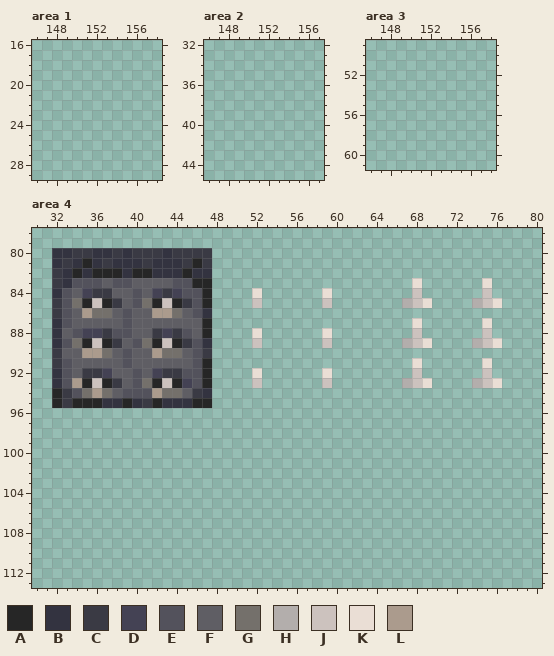
File history of a pixel-art file, resources/sprites.aseprite. Above is the file before it was changed.
256x256 pixels, 1 frame. Colours within 5 levels of each other are drawn and written as one. Shown: area 1: x 146..158, y 16..29; area 2: x 146..157, y 32..45; area 3: x 146..158, y 49..61; area 4: x 30..80, y 78..113. The commit also changed other parts of the picture, which this record leaves out.
Palette (. is transparent): A #262626  B #333340  C #3a3a44  D #444254  E #53525c  F #5f5e64  G #74706b  H #b3aeac  J #ccc2be  K #eaded5  L #ab9b8d
Pixels before, area 4, first column x 32:
80 BBCCBBCBCCCBCCCC.............................
81 BCBABCBBBCBBBCAC.............................
82 CBABAAABAABBBABB.............................
83 CBEEEFEEFFFFEEAA....................K......K.
84 BEFDCCFFEFDCDEEA....K......K........J......J.
85 CEGAJACFEGAJACEA....J......J.......HJK....HJK
86 CEFLGGFEFFLLGFEB.............................
87 BEFFFFFEFFFFFFFA....................K......K.
88 BFEDDCEEFFCDCEFA....K......K........J......J.
89 BEGAJACFEGAJACEB....J......J.......HJK....HJK
90 CFFLLGFEFFLGGFEC.............................
91 CEFFFFFEFFFFFFEA....................K......K.
92 BEFCCDFFEFDCCEEA....K......K........J......J.
93 BELAJACFEGAJADEA....J......J.......HJK....HJK
94 ACEGLGFEEELGGFCB.............................
95 ACAAABBABCABBBAA.............................
After:
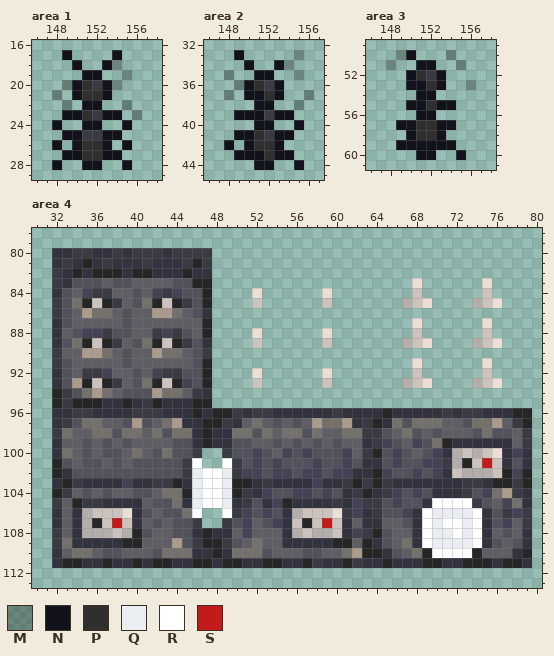
Colours new in this view: M #0000004c  N #12121c  P #2f2f2f  Q #eaeef2  R #ffffff  S #c31b1b
Difference:
Changed rows in their new state; - is an unchanged pixel.
Area 1:
first column x 148:
17 -N----N--
18 --N--NM--
19 ---NN--M-
20 -MNPCNM--
21 M-NPPN---
22 -M-NN--M-
23 -NNPCNN-M
24 N--NN--N-
25 -NNCCNN--
26 N-NPPN-N-
27 -NNPPNN--
28 N--NN--N-
Area 2:
first column x 148:
33 -N-----M-
34 --N--NM--
35 M--NN--M-
36 -MNPCN---
37 M-NNPN--M
38 ---NN--M-
39 -NNNCNN--
40 ---NN--N-
41 -NNPCNN--
42 N-NPPN---
43 -NNNPNN--
44 ---NN--N-
Area 3:
first column x 148:
50 -MN---M--
51 M--NN--M-
52 --NPCN---
53 --NNPN--M
54 ---NN----
55 --NNPNN--
56 ---NN----
57 -NNPPNN--
58 --NPPN---
59 -NNNNNN--
60 ---NN--N-
Area 4:
first column x 32:
 96 BBCCBBBBCCCBBBABAACBCCBBBBBBCBBBBABBBBBCBCCBBBAA
 97 BCEGGFFELEFGLBBAACBFGFEFEFLGGLBCABGEGGGFFEGGLFCA
 98 CGFFGGEGGFGEGGBABBGGEGFGGEGFFGGCCEFGEFEFFFEGEEFC
 99 BFFEFEFEFFFFEEBABBEEFFEFEFEFEFFBCDEFDEGABBBBBBFC
100 BGFEFEEFGFEGEEC--CEEDEFDEDEEEDFCAEDEFEDBHJHJKBDB
101 AEFEEFEFEEEEECR--RCEDEDEEEDEEDEBBEDEEDDCHAJSJBEB
102 ABEEEEEEEEEEECQRRQCDDEDDEDDEDDBBADEEDEDBJHHHJADA
103 BACBBBBDBBCCABQRRQAABCBBBBDBBCACACBBBBBBBCCBAACA
104 ACFEFEFFEEFGGAQRRQACBDEEDDEDEBCABCDEDEBBBCEDGLCB
105 CFACCBBBBFEEGBQRRQBCEBDABBBBCBDCCEDEEBRRRRCEFDGB
106 BFBHJJJKBEFEEGR--RCDEDEBHJJJKCDBCEEDBRQQQQRBECDC
107 BFBHAJSJBFEFEEC--CEDFEDBJAJSJBFBBFFEBRQRRQRBEDFC
108 CFBHHHJHAEFFEEBABBFDFFFBHJHHJBDCAEFFBRQQRQRBFEFB
109 CGBBBBBAAFFFLECAACEFGFFBBBBBAAFABEFGBRQQQQRBEFEB
110 BFGGFEEFFFEGGGBBABGGGEFFFEEFFGLAABEFGARRRRAFFFBA
111 BAABBABBABAABBAABAABBAABBACBBACBBABBBAABBAAABAAB
Changed places in both pictures, as pixel boxes (x1, y1, x2, y2):
added: (52, 50, 142, 170)
added: (224, 50, 314, 170)
added: (386, 50, 476, 160)
added: (52, 408, 532, 568)
